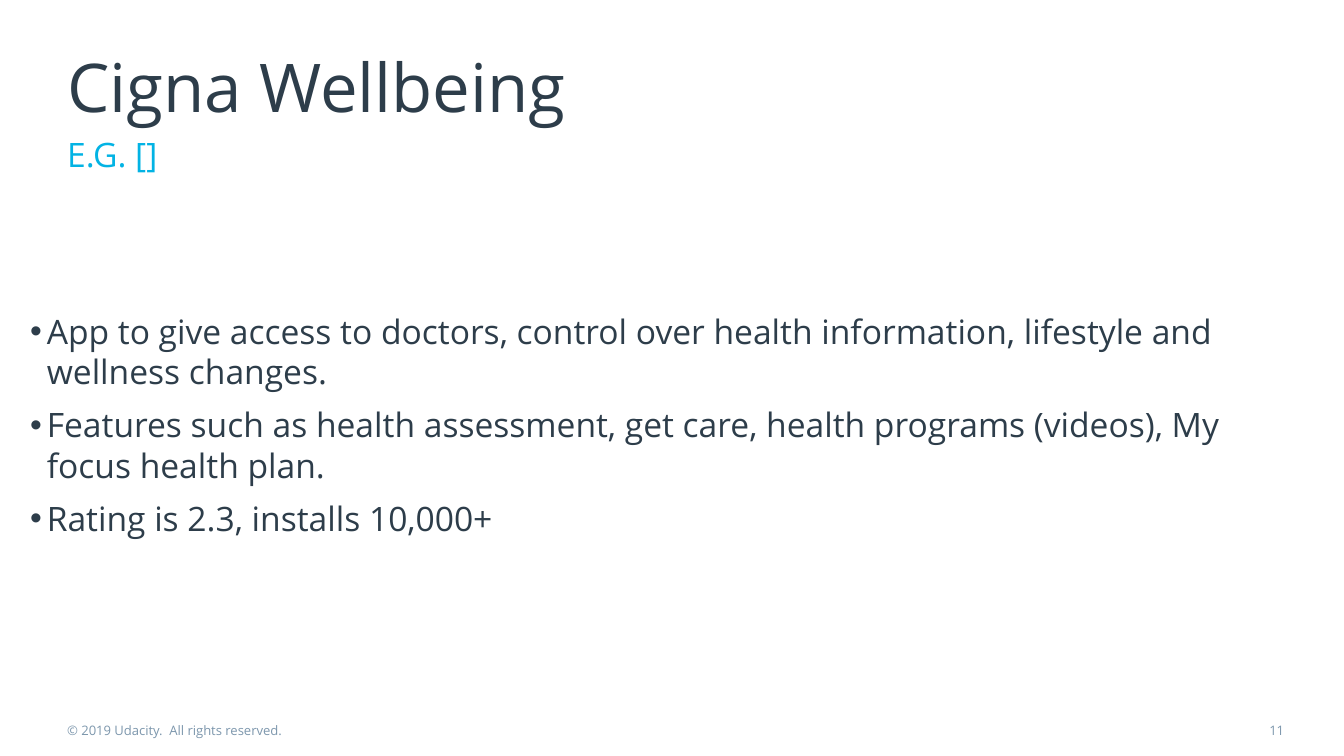
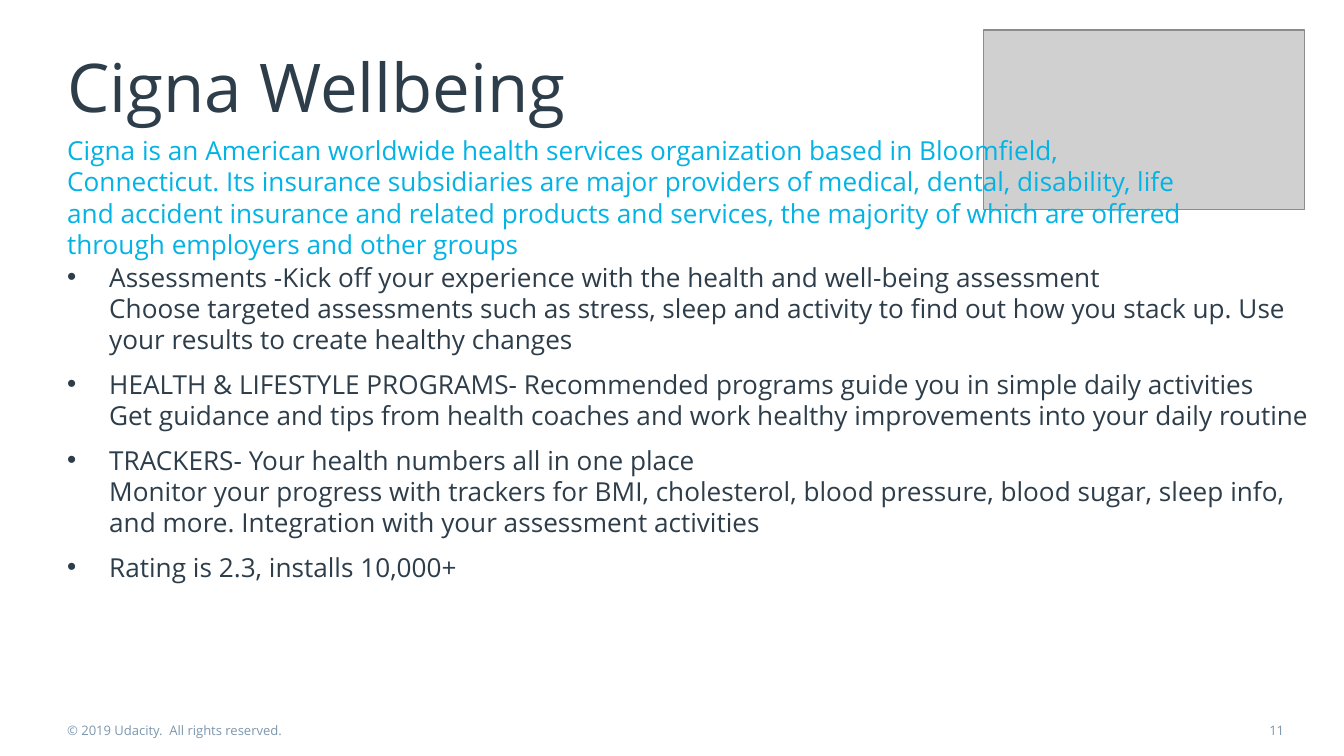
Before and after one commit to Sargam5360/Product_Manager_Nanodegree, a slide deck: slide 11 of product-pitch-template.pptx. Drawn at 1344x756 pixels with LibreOffice and Linux fonts; fonts in the diff are those of the drawing; grey boxes stand for pictures. Boxes give left, top, right and bottom in pixels: in the first picture for what was removed or moved away, otherwise in the second. Text is boxed around its words. In the diff, an @@ line names an element or a change of style, - is before the commit and + after.

```diff
--- a/product-pitch-template.pptx
+++ b/product-pitch-template.pptx
@@ picture added at bbox=[984, 30, 1305, 210] @@
@@ text at bbox=[67, 135, 1180, 261]: text changed; size 18 to 14 pt @@
-E.G. []
+Cigna is an American worldwide health services organization based in Bloomfield, Connecticut. Its insurance subsidiaries are major providers of medical, dental, disability, life and accident insurance and related products and services, the majority of which are offered through employers and other groups
@@ text "Assessments -Kick off your experience ...": place and size @@
-text "Assessments -Kick off your experience ..." at bbox=[47, 318, 1219, 539]
+text "Assessments -Kick off your experience ..." at bbox=[109, 267, 1308, 584]
@@ text at bbox=[109, 267, 1308, 539]: text changed; size 18 to 14 pt @@
-• App to give access to doctors, control over health information, lifestyle and wellness changes.
-• Features such as health assessment, get care, health programs (videos), My focus health plan.
+• Assessments -Kick off your experience with the health and well-being assessment
+  Choose targeted assessments such as stress, sleep and activity to find out how you stack up. Use your results to create healthy changes
+• HEALTH & LIFESTYLE PROGRAMS- Recommended programs guide you in simple daily activities
+  Get guidance and tips from health coaches and work healthy improvements into your daily routine
+• TRACKERS- Your health numbers all in one place
+  Monitor your progress with trackers for BMI, cholesterol, blood pressure, blood sugar, sleep info, and more. Integration with your assessment activities
@@ text at bbox=[109, 557, 456, 584]: size 18 to 14 pt in "Rating is 2.3, installs 10,000+"; indent changed @@
```
Also in this commit, not shown: 12 other slides changed, 1 slide added.
